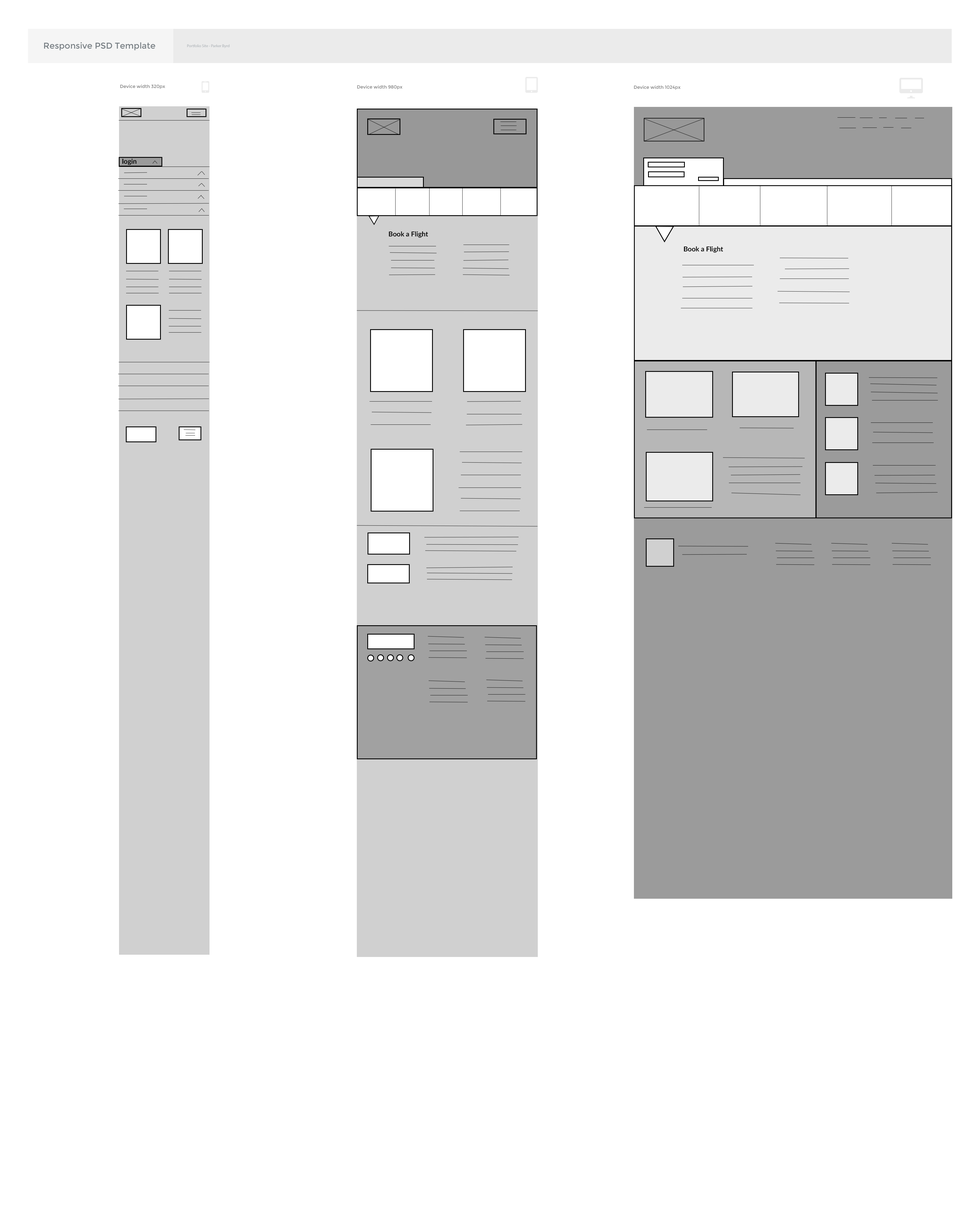
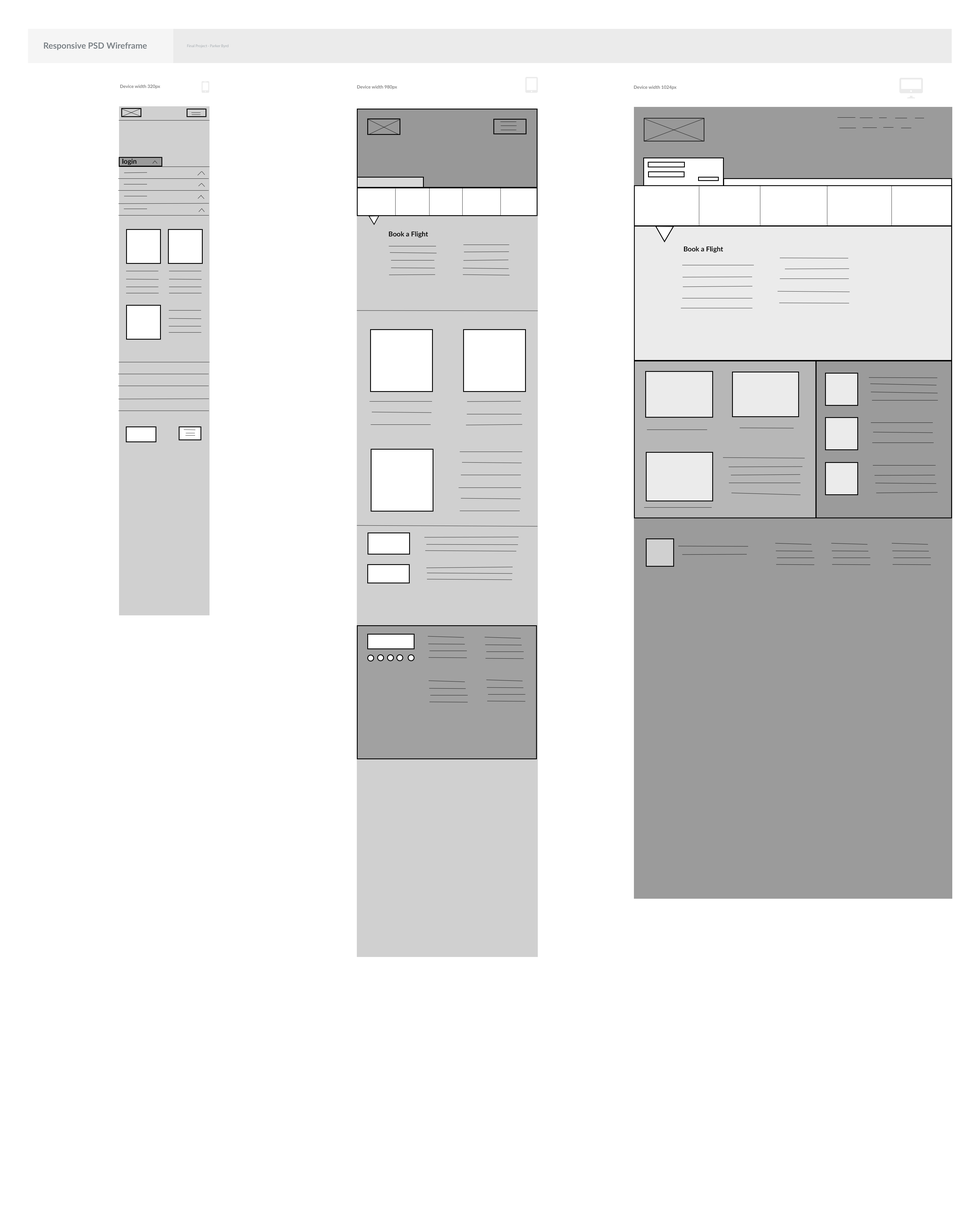
Comparing the layer stacks of the two w=980, h=1216 images. Changes:
painted on "Polygon 1" over [665, 235, 669, 241]
painted on "Background" (3rd of 4, in "320px") over [119, 615, 210, 955]
renamed "Portfolio Site - Parker Byrd" to "Final Project - Parker Byrd", painted on it over [187, 44, 230, 49]
renamed "Responsive PSD Template" to "Responsive PSD Wireframe", painted on it over [43, 42, 156, 51]
painted on "Device width 1024px" over [633, 85, 681, 90]
painted on "Device width 980px" over [357, 84, 403, 90]
painted on "Device width 320px" over [120, 84, 166, 90]
